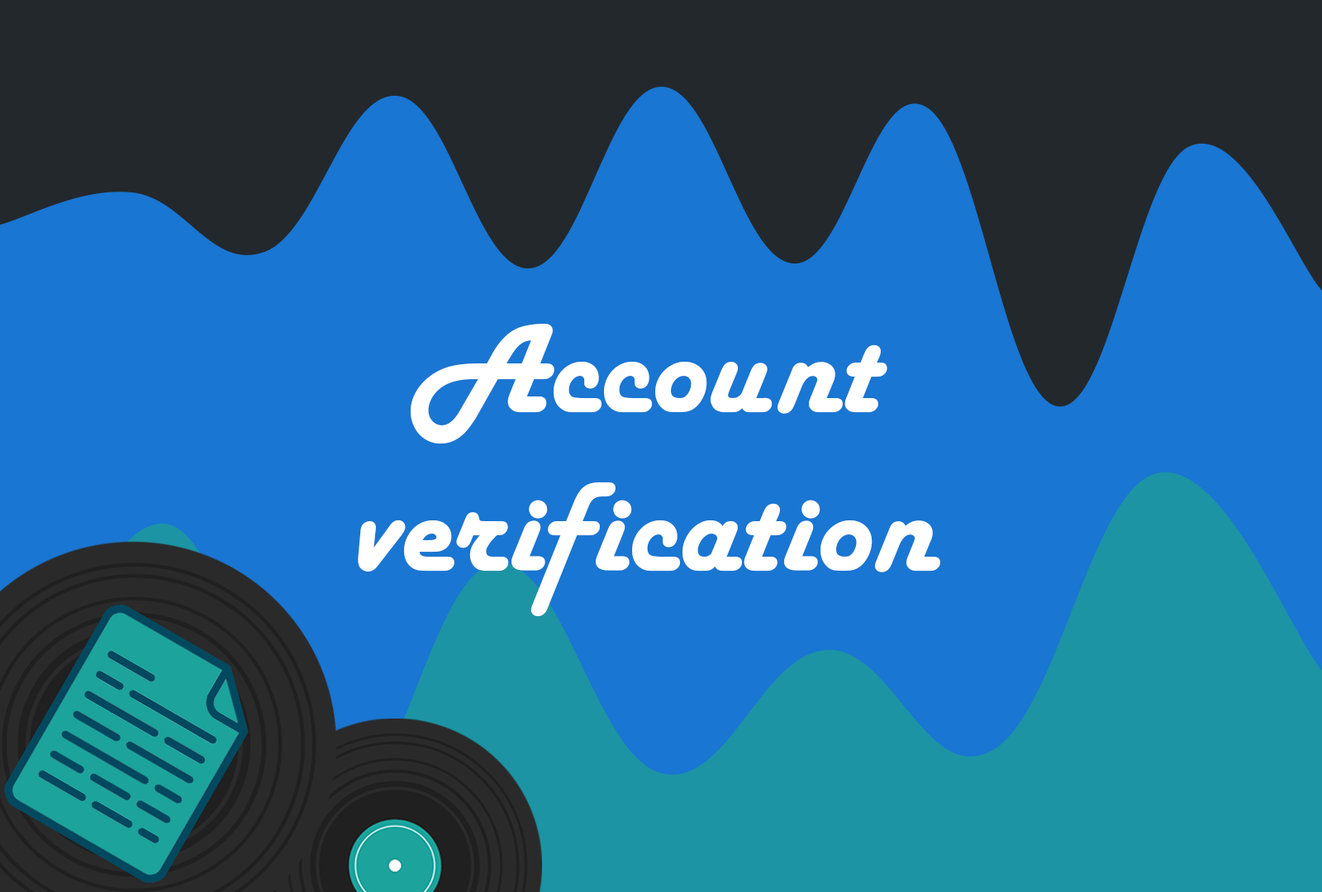
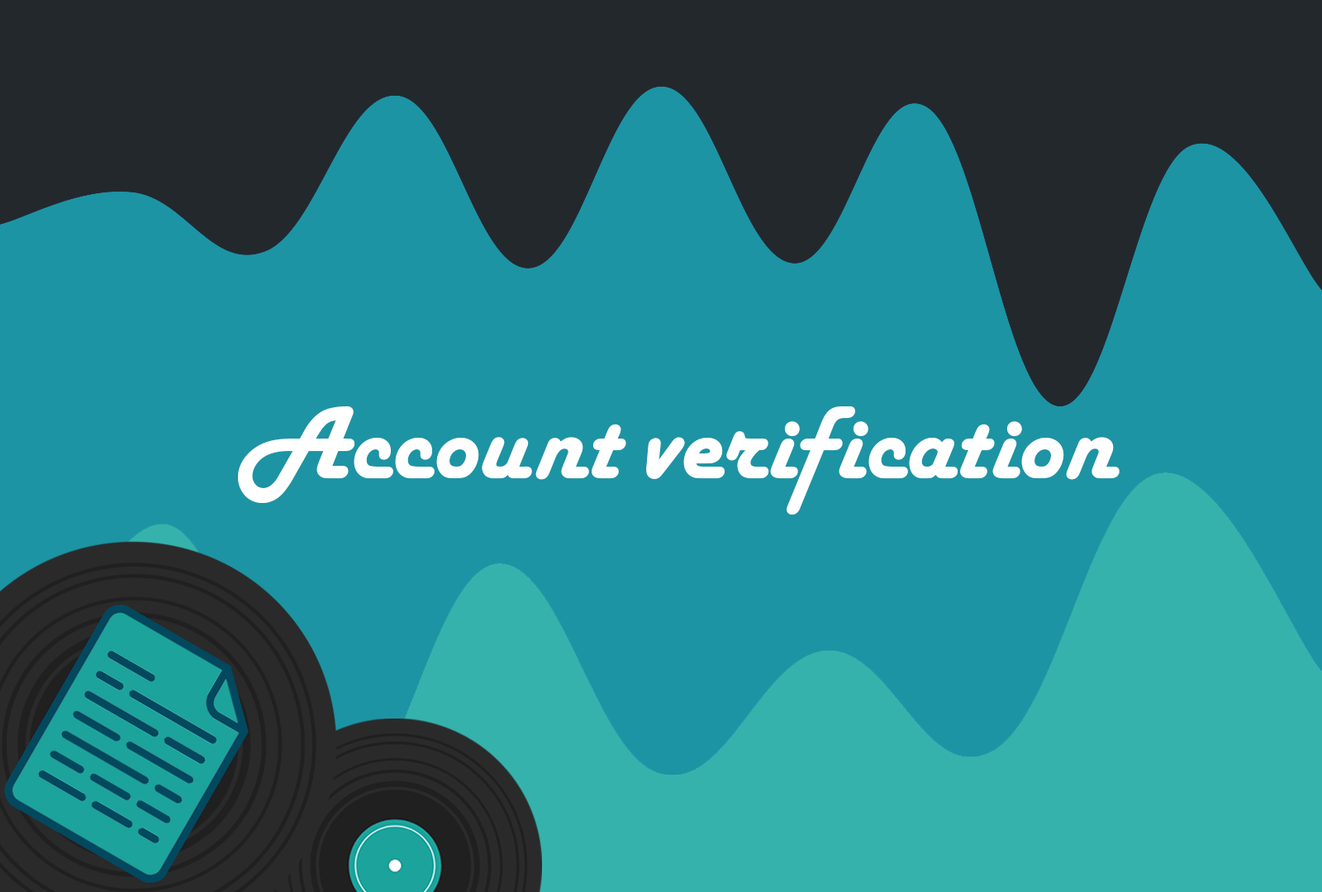
Before/after of a (1322, 892) layered artwork. What changed in the layer stack:
painted on "Account verification" over <box>237,323,1120,617</box>
painted on "Background" over <box>0,85,1322,892</box>
